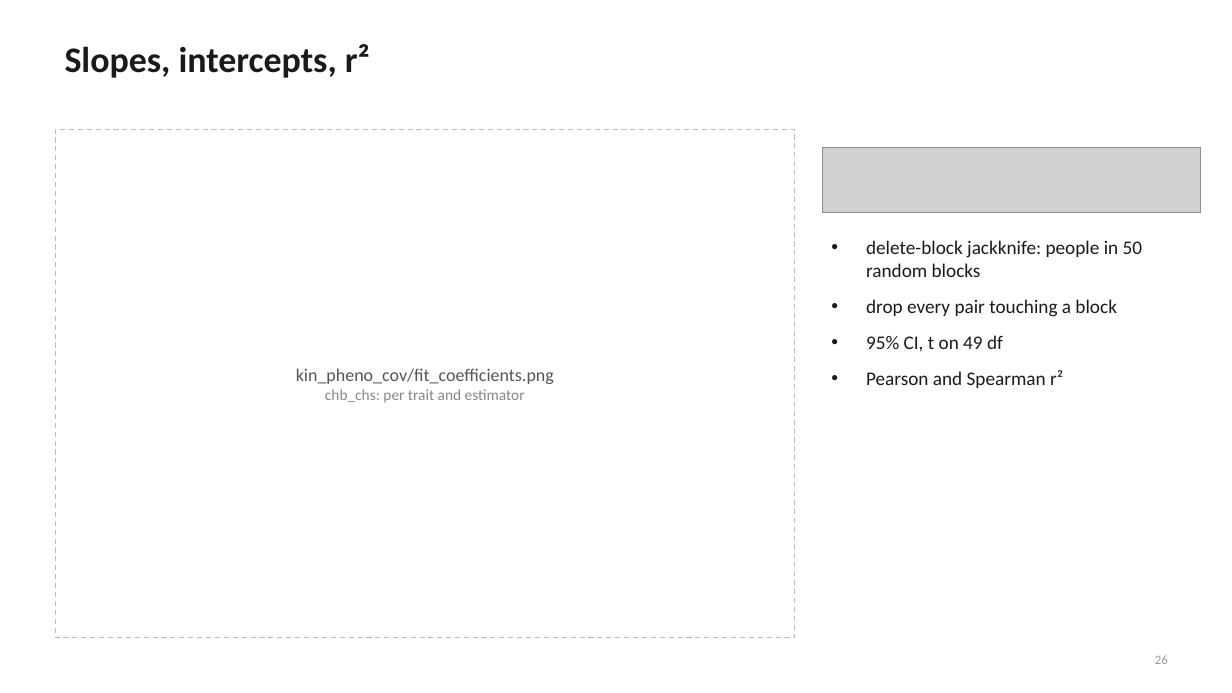
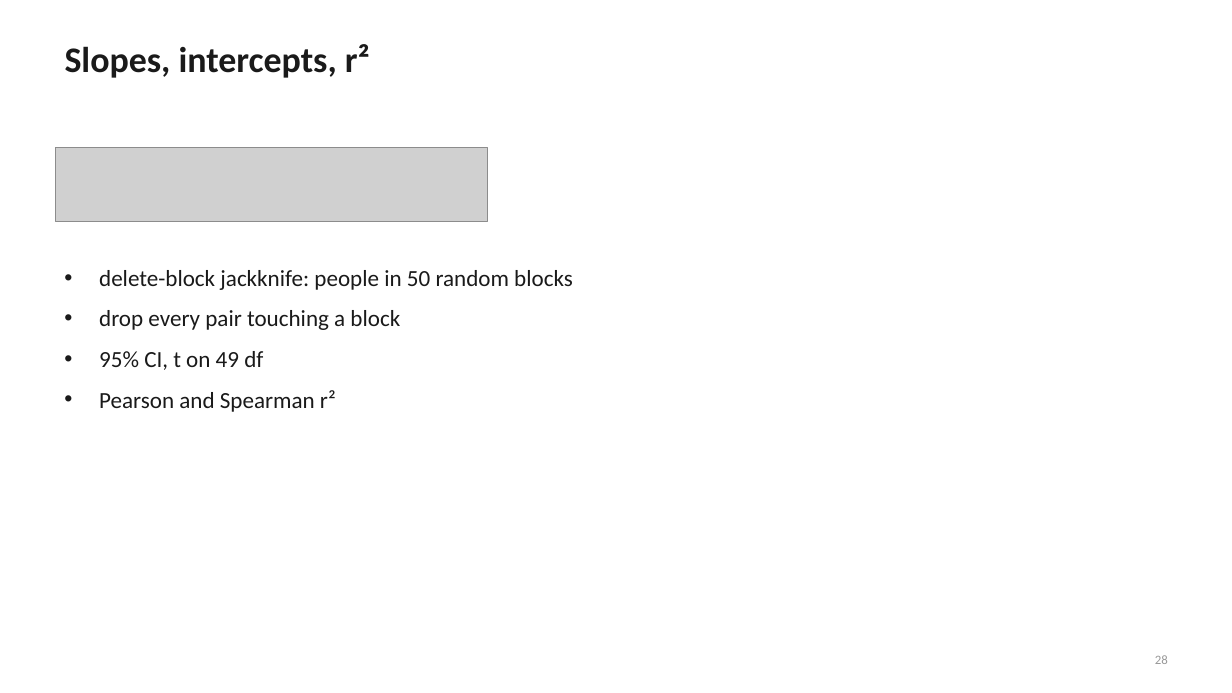
Before and after one commit to mkiravn/aou-covariance, a slide deck: slide 28 of slides/relatedness_scaffold.pptx (slide 26 before the commit). Drawn at 1232x693 pixels with LibreOffice and Linux fonts; fonts in the diff are those of the drawing; grey boxes stand for pictures. Boxes give left, top, right and bottom in pixels: in the first picture for what was removed or moved away, otherwise in the second. Text is boxed around its words. In the diff, an @@ line names an element or a change of style, - is before the commit and + after.

```diff
--- a/slides/relatedness_scaffold.pptx
+++ b/slides/relatedness_scaffold.pptx
@@ picture: place and size @@
-picture at <box>823,148,1201,213</box>
+picture at <box>55,148,487,222</box>
@@ rectangle removed at <box>55,129,795,638</box> @@
@@ text "delete-block jackknife: people in 50 ...": place and size @@
-text "delete-block jackknife: people in 50 ..." at <box>866,240,1142,388</box>
+text "delete-block jackknife: people in 50 ..." at <box>99,270,573,412</box>
@@ text "delete-block jackknife: people in 50 ..." at <box>99,270,573,412</box>: size 15 to 18 pt @@
@@ text removed at <box>296,368,554,402</box> @@
-kin_pheno_cov/fit_coefficients.png
-chb_chs: per trait and estimator
```
Also in this commit, not shown: 9 other slides changed, 3 slides added, 2 other files.
